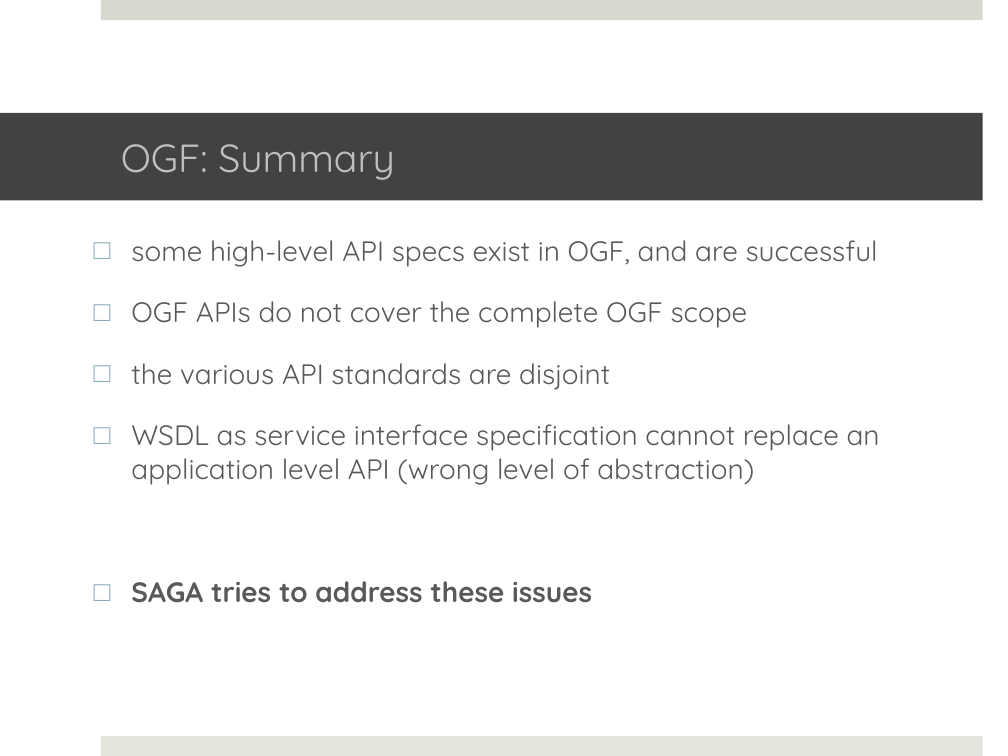
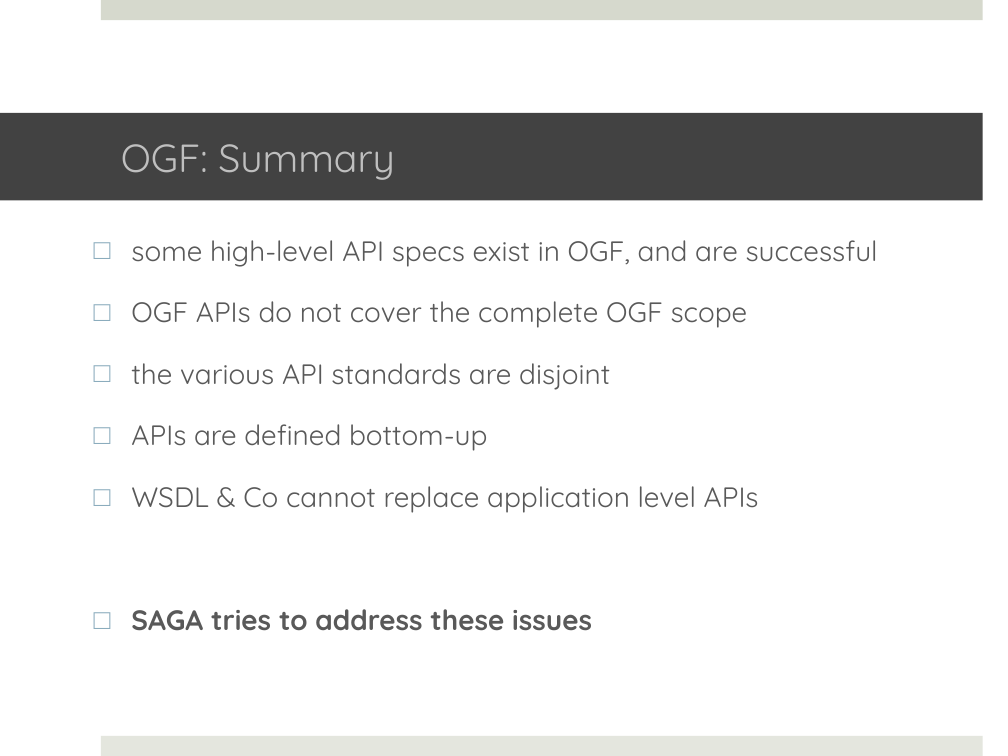
Before and after one commit to saga-project/saga-cpp-legacy-projects, a slide deck: slide 15 of tutorial/EGI-2011/02_api.pptx (slide 14 before the commit). Drawn at 1008x756 pixels with LibreOffice and Linux fonts; fonts in the diff are those of the drawing; background and template pictures are left out. Boxes give left, top, right and bottom in pixels: in the first picture for what was removed or moved away, otherwise in the second. Text is boxed around its words. In the diff, an @@ line names an element or a change of style, - is before the commit and + after.

```diff
--- a/tutorial/EGI-2011/02_api.pptx
+++ b/tutorial/EGI-2011/02_api.pptx
@@ text at (131,424,759,513): text changed @@
-□ WSDL as service interface specification cannot replace an application level API (wrong level of abstraction)
+□ APIs are defined bottom-up
+□ WSDL & Co cannot replace application level APIs
```
Also in this commit, not shown: 18 other slides changed, 1 slide added, 5 slides removed, 9 other files.
